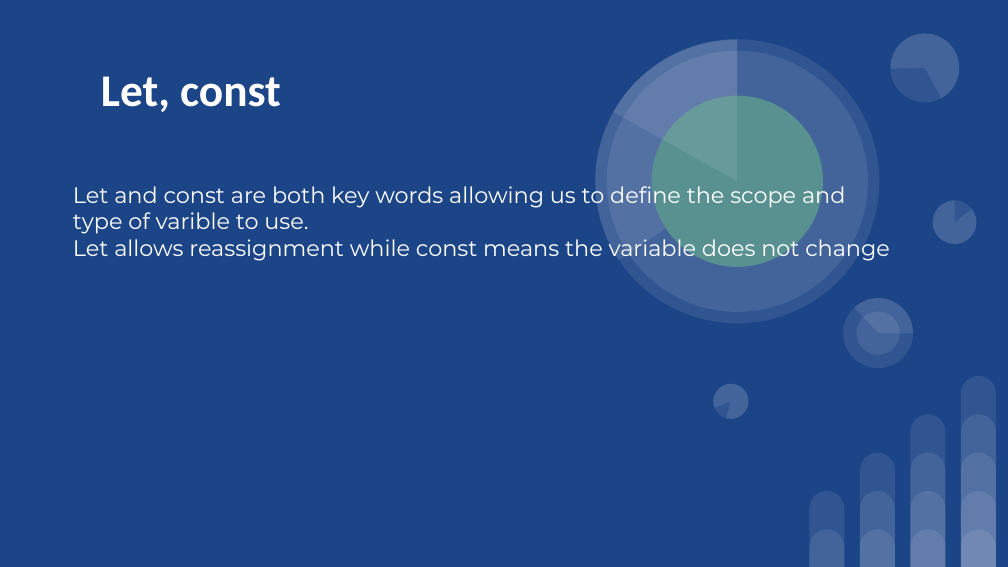
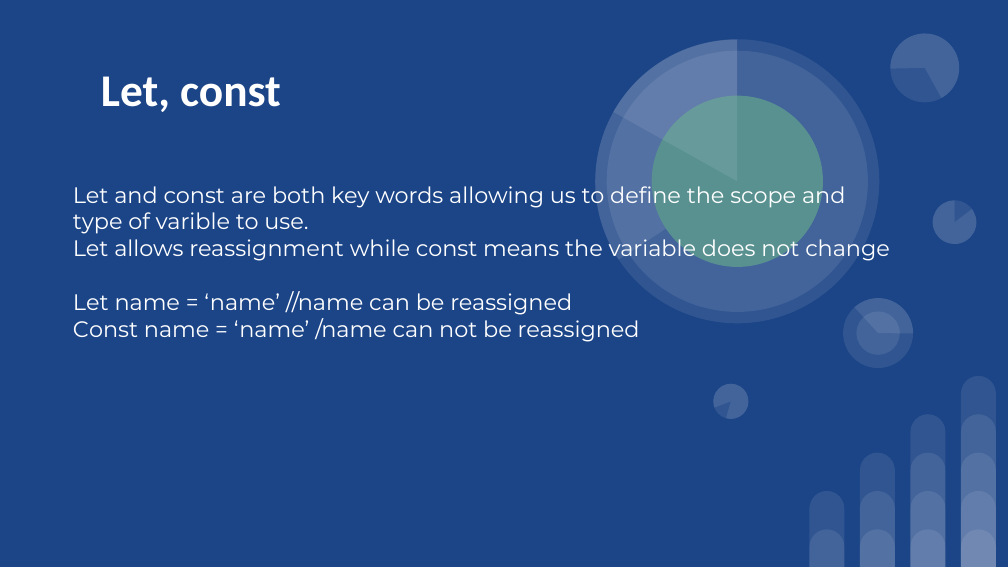
Before and after one commit to Sufyan-codes/FlexiSaf-Internship, a slide deck: slide 3 of Task 1/FlexiSaf Internship Task 1.pptx. Drawn at 1008x567 pixels with LibreOffice and Linux fonts; fonts in the diff are those of the drawing. Boxes give left, top, right and bottom in pixels: in the first picture for what was removed or moved away, otherwise in the second. Text is boxed around its words. In the diff, an @@ line names an element or a change of style, - is before the commit and + after.

```diff
--- a/Task 1/FlexiSaf Internship Task 1.pptx
+++ b/Task 1/FlexiSaf Internship Task 1.pptx
@@ subtitle at [73,291,640,342]: paragraphs added @@
+Let name = ‘name’ //name can be reassigned
+Const name = ‘name’ /name can not be reassigned
```
Also in this commit, not shown: 1 other slide changed, 2 slides added, 2 slides removed, 1 other file.
